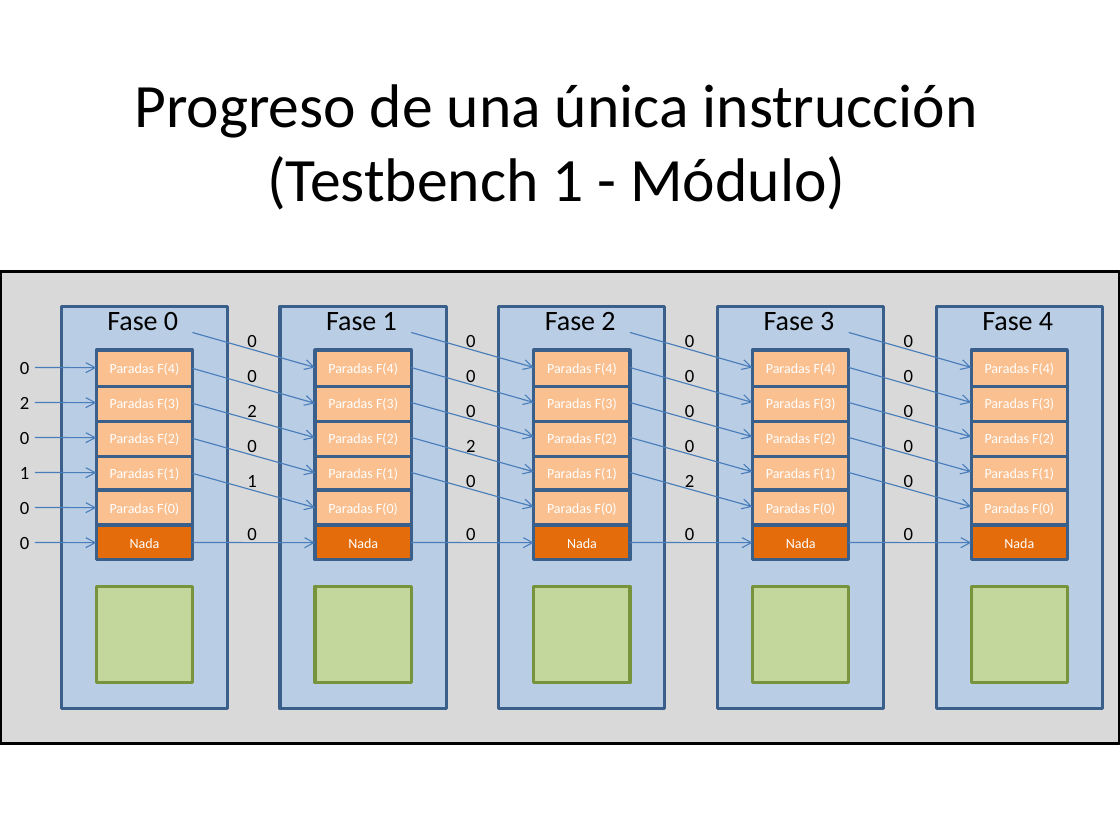
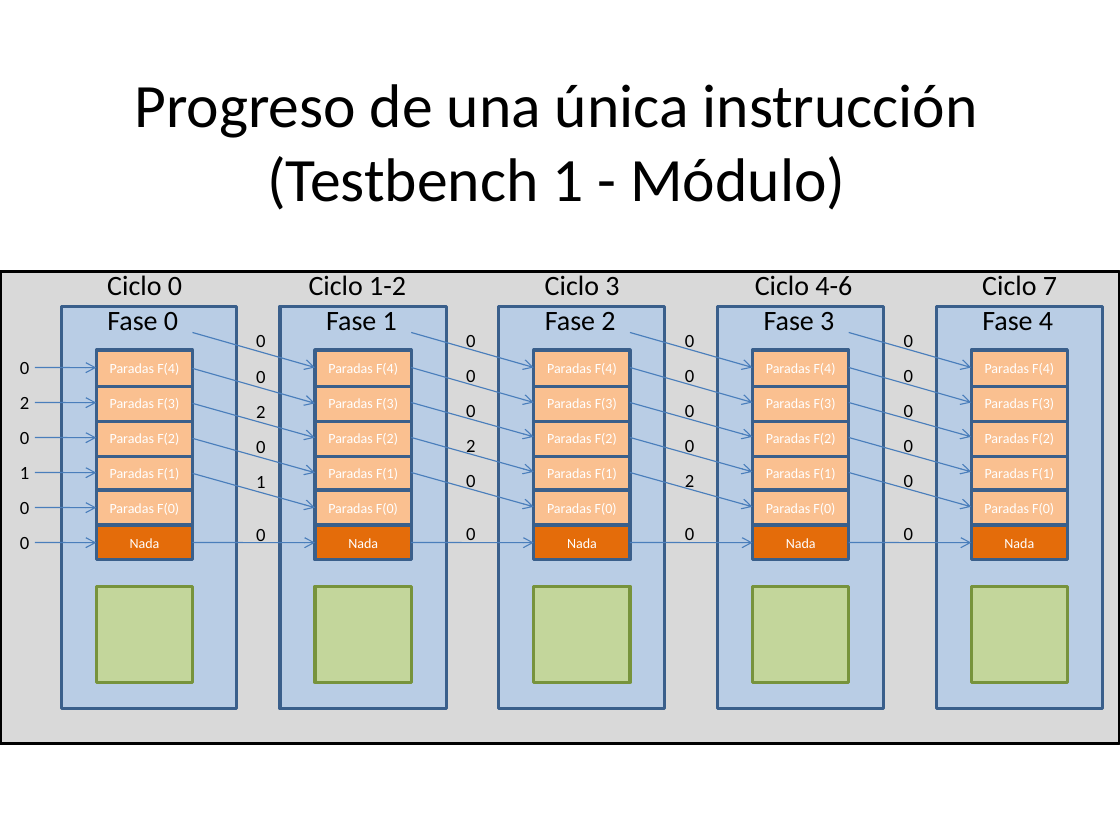
Before and after one commit to Agamb01/TFG, a slide deck: slide 2 of VHDL/Evita_conflictos/Presentacion.pptx (slide 1 before the commit). Drawn at 1120x840 pixels with LibreOffice and Linux fonts; fonts in the diff are those of the drawing. Boxes give left, top, right and bottom in pixels: in the first picture for what was removed or moved away, otherwise in the second. Text is boxed around its words. In the diff, an @@ line names an element or a change of style, - is before the commit and + after.

Commit message:
Modulo para evitar conflictos entre instrucciones
Completado con testbench y presentación ppt

```diff
--- a/VHDL/Evita_conflictos/Presentacion.pptx
+++ b/VHDL/Evita_conflictos/Presentacion.pptx
@@ text added at (x1=107, y1=272, x2=182, y2=295), 18 pt, text #000000 @@
+Ciclo 0
@@ text added at (x1=309, y1=272, x2=406, y2=295), 18 pt, text #000000 @@
+Ciclo 1-2
@@ text added at (x1=545, y1=272, x2=619, y2=295), 18 pt, text #000000 @@
+Ciclo 3
@@ text added at (x1=755, y1=272, x2=852, y2=295), 18 pt, text #000000 @@
+Ciclo 4-6
@@ text added at (x1=982, y1=272, x2=1057, y2=295), 18 pt, text #000000 @@
+Ciclo 7
@@ rectangle resized from (x1=62, y1=306, x2=227, y2=708) to (x1=62, y1=306, x2=236, y2=708) @@
@@ 6 texts moved together from (x1=247, y1=335, x2=256, y2=543) to (x1=256, y1=335, x2=265, y2=543) @@
```
Also in this commit, not shown: 9 other slides changed, 1 slide added, 12 other files.
